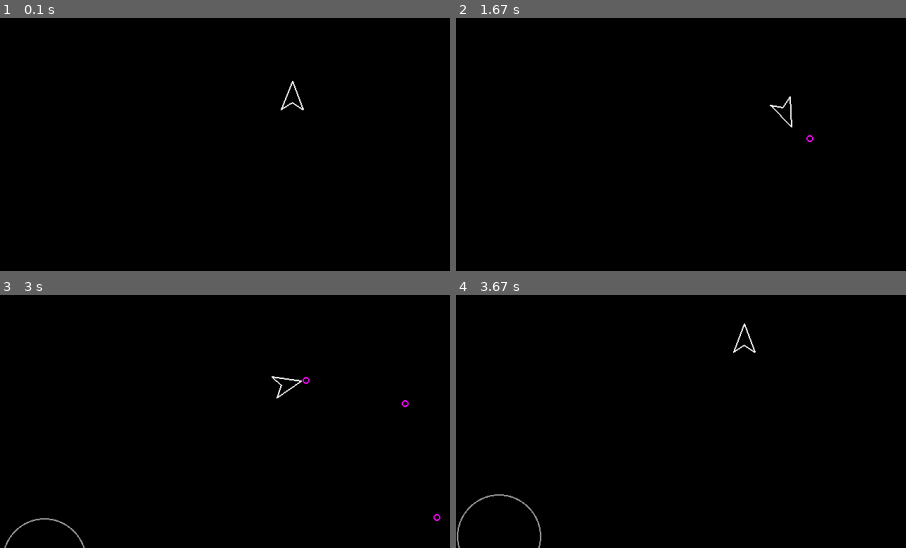
Above: before the commit, frames 1-4 (two rows, left to right).
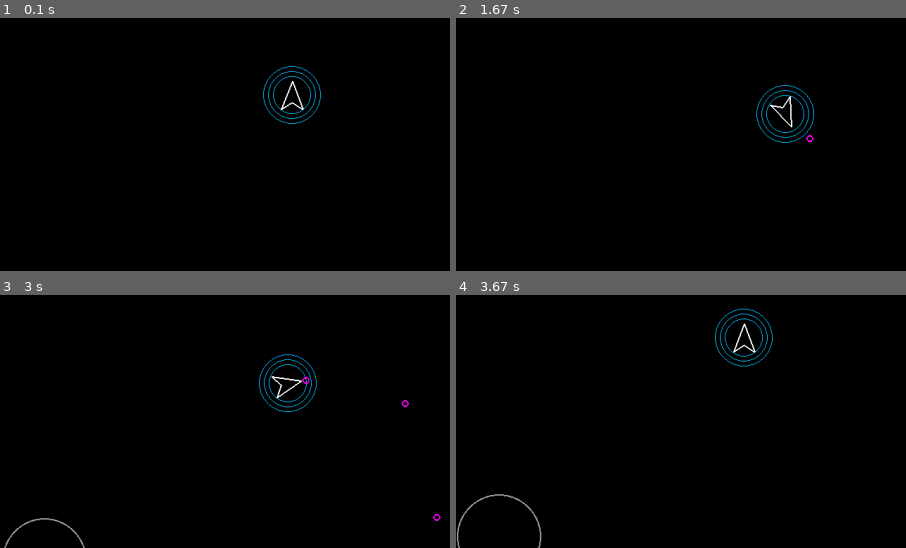
Above: after the commit, the same moments.

Repository: TheDeadlyPianist/pygame-asteroids
Game: pygame game, started from main.py
Two runs of this game, one before a commit and one after it. Both use one fixed random seed, a clock stepped at 60 frames per second and the inputs below.
Inputs:
- Up to frame 1 (0.1 s): no input
- Up to frame 2 (1.67 s): tap Space at 0.33, 0.73, 1.03, 1.23, 1.57 s; hold D 0.67-1.13 s; hold W 1.17-1.47 s; hold D from 1.5 s (still down)
- Up to frame 3 (3 s): tap Space at 1.87, 2.07, 2.37, 2.63, 2.97 s; release D at 1.97 s; hold A 2-2.53 s; hold S 2.57-2.87 s; hold A from 2.9 s (still down)
- Up to frame 4 (3.67 s): tap Space at 3.27, 3.4 s; release A at 3.3 s; hold W from 3.33 s (still down)
The pictures show only the part of the screen within x 18-68%, y 35-85%; the shares and areas given below are measured in that part.

The runs differ from the first frame. In frame 1, 0.6% of the frame differs, in the area x 58-72%, y 18-42%; in frame 2, 0.6%; in frame 3, 0.6%; in frame 4, 0.6%, in the area x 57-71%, y 5-29%.

Commit message:
Added shield functionality

Diff:
--- a/colors.py
+++ b/colors.py
@@ -2,3 +2,4 @@
 BLACK = (0, 0, 0)
 PURPLE = (255, 0, 255)
 GREY = (160, 160, 160)
+CYAN = (0, 190, 255)
--- a/constants.py
+++ b/constants.py
@@ -11,6 +11,7 @@
 PLAYER_TURN_SPEED = 250
 PLAYER_MOVE_SPEED = 200
 SHOOT_COOLDOWN = 0.3
+PLAYER_MAX_SHIELD = 3
 
 BULLET_SPEED = 350
 BULLET_RADIUS = 5
--- a/main.py
+++ b/main.py
@@ -3,10 +3,10 @@
 from player import Player
 from asteroid import Asteroid
 from asteroidfield import AsteroidField
+from bullet import Bullet
+from colors import BLACK
+from hud import Hud
 import sys
-from bullet import Bullet
-from colors import BLACK, WHITE
-from hud import Hud
 
 drawable = pygame.sprite.Group()
 updateable = pygame.sprite.Group()
@@ -54,9 +54,12 @@
                     bullet.kill()
                     hud.score += 1
             if asteroid.collision(player):
-                print("GAME OVER")
-                print(f"TOTAL SCORE: {hud.score}")
-                sys.exit()
+                if player.take_hit():
+                    print("GAME OVER")
+                    print(f"TOTAL SCORE: {hud.score}")
+                    sys.exit()
+                else:
+                    asteroid.kill()
 
         for entity in remove_if_out_of_bounds:
             entity.remove_out_of_bounds(dt)
--- a/player.py
+++ b/player.py
@@ -3,13 +3,14 @@
 from circleshape import CircleShape
 from constants import PLAYER_RADIUS, PLAYER_TURN_SPEED, PLAYER_MOVE_SPEED, SHOOT_COOLDOWN
 from bullet import Bullet
-from colors import WHITE
+from colors import WHITE, CYAN
 
 class Player(CircleShape):
     def __init__(self, x, y):
         super().__init__(x, y, PLAYER_RADIUS)
         self.rotation = 180
         self.shot_cooldown = 0
+        self.shield_level = 3
 
     def triangle(self):
         forward = Vector2(0, 1).rotate(self.rotation) * self.radius
@@ -20,8 +21,13 @@
         d = self.position - (forward/2)
         return [a, b, d, c]
 
+    def draw_shield(self, screen):
+        for i in range(1, self.shield_level + 1):
+            pygame.draw.circle(screen, CYAN, self.position, self.radius + (i*7), 1)
+
     def draw(self, screen):
         pygame.draw.polygon(screen, WHITE, self.triangle(), 2)
+        self.draw_shield(screen)
 
     def rotate(self, rotation):
         self.rotation += rotation
@@ -49,3 +55,9 @@
             bullet_position: Vector2 = self.position + (Vector2(0, 1).rotate(self.rotation) * self.radius)
             Bullet(bullet_position.x, bullet_position.y, self.rotation)
             self.shot_cooldown = SHOOT_COOLDOWN
+
+    def take_hit(self) -> bool:
+        if self.shield_level > 0:
+            self.shield_level -= 1
+            return False
+        return True
